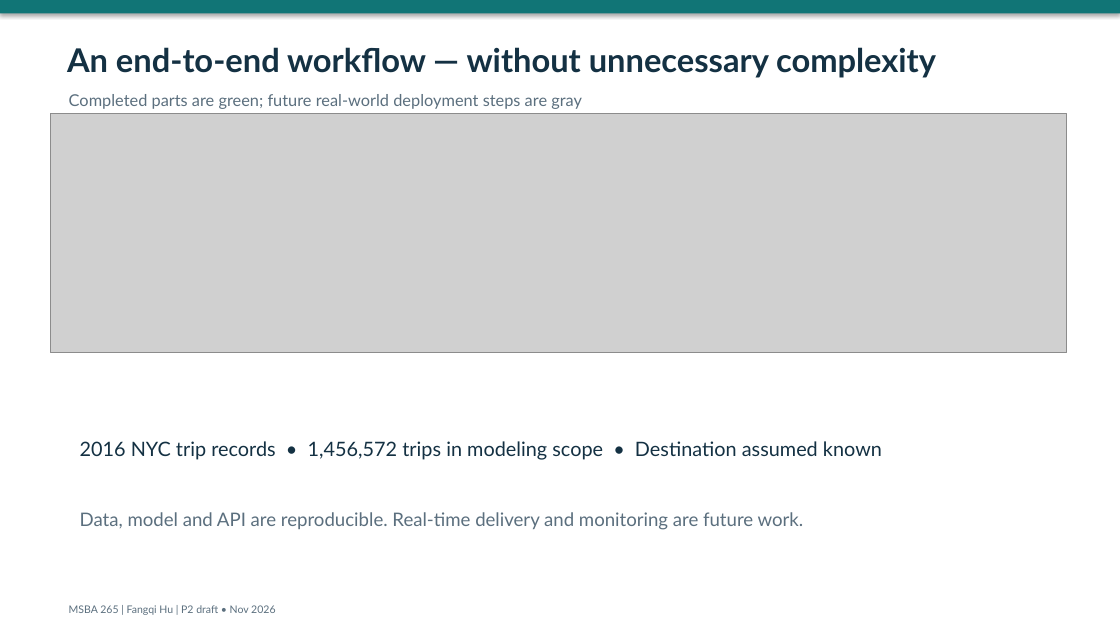
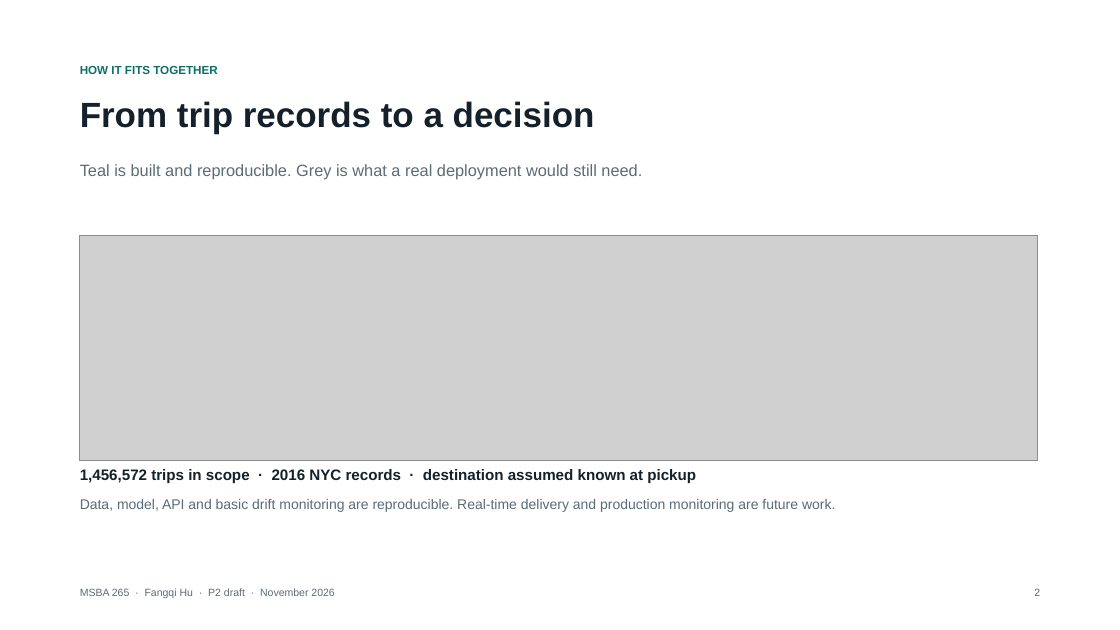
Before and after one commit to fhu0914/MSBA265-NYC-Taxi-Final-Project, a slide deck: slide 2 of docs/P2_Stakeholder_Draft.pptx. Drawn at 1120x630 pixels with LibreOffice and Linux fonts; fonts in the diff are those of the drawing; grey boxes stand for pictures. Boxes give left, top, right and bottom in pixels: in the first picture for what was removed or moved away, otherwise in the second. Text is boxed around its words. In the diff, an @@ line names an element or a change of style, - is before the commit and + after.

```diff
--- a/docs/P2_Stakeholder_Draft.pptx
+++ b/docs/P2_Stakeholder_Draft.pptx
@@ rectangle removed at [0, 0, 1120, 13] @@
@@ text added at [80, 66, 217, 74], 10 pt, text #0F6E68, bold @@
+HOW IT FITS TOGETHER
@@ text at [80, 101, 595, 134]: text changed; size 28 to 30 pt; font Lato to Arial; text colour #143143 to #14212B @@
-An end-to-end workflow — without unnecessary complexity
+From trip records to a decision
@@ text at [80, 164, 642, 180]: text changed; font Lato to Arial; text colour #5B6F7E to #5C6B76 @@
-Completed parts are green; future real-world deployment steps are gray
+Teal is built and reproducible. Grey is what a real deployment would still need.
@@ picture: place and size @@
-picture at [50, 113, 1067, 353]
+picture at [80, 235, 1038, 460]
@@ text removed at [80, 441, 882, 460] @@
-2016 NYC trip records • 1,456,572 trips in modeling scope • Destination assumed known
@@ text at [80, 469, 835, 512]: text changed; size 16 to 12 pt; font Lato to Arial; text colour #5B6F7E to #5C6B76 @@
-Data, model and API are reproducible. Real-time delivery and monitoring are future work.
+1,456,572 trips in scope · 2016 NYC records · destination assumed known at pickup
+Data, model, API and basic drift monitoring are reproducible. Real-time delivery and production monitoring are future work.
@@ text at [80, 588, 334, 598]: text changed; font Lato to Arial; text colour #5B6F7E to #5C6B76 @@
-MSBA 265 | Fangqi Hu | P2 draft • Nov 2026
+MSBA 265 · Fangqi Hu · P2 draft · November 2026
@@ text added at [1034, 588, 1040, 596], 9 pt, text #5C6B76 @@
+2
```
Also in this commit, not shown: 3 other slides changed, 1 slide added, 1 slide removed, 4 other files.
